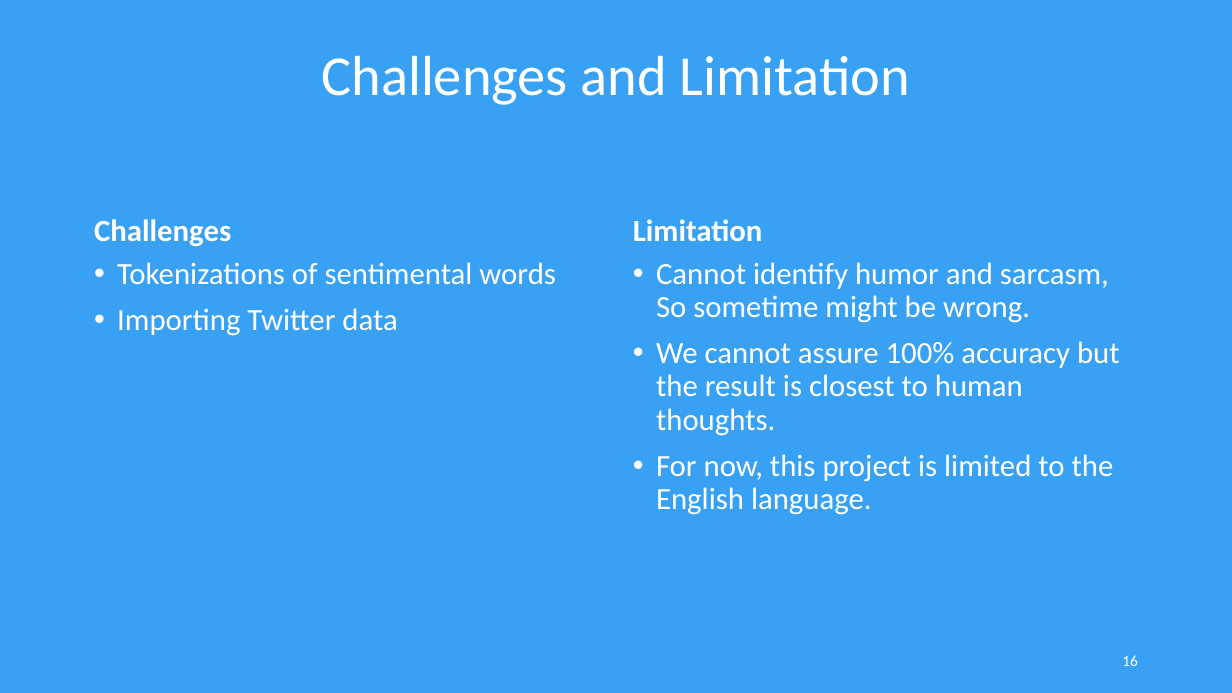
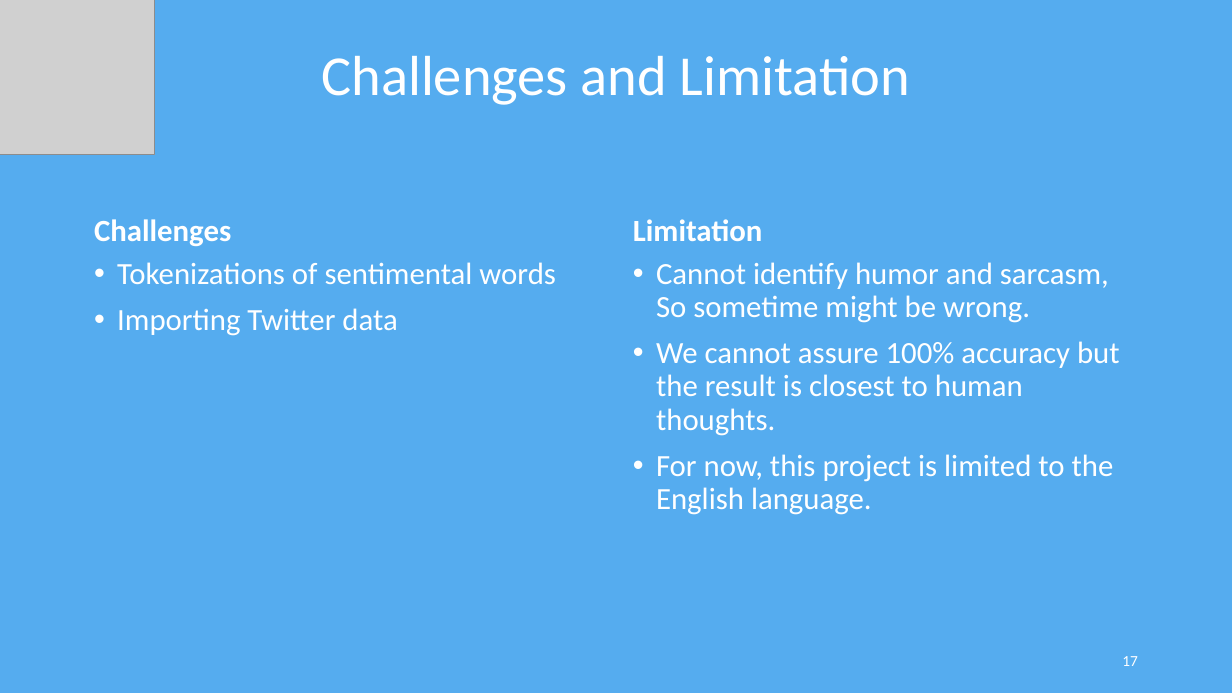
Before and after one commit to poshan0126/SentiMeter_Proposal_Documents, a slide deck: slide 17 of Project-Presentation.pptx (slide 16 before the commit). Drawn at 1232x693 pixels with LibreOffice and Linux fonts; fonts in the diff are those of the drawing; grey boxes stand for pictures. Boxes give left, top, right and bottom in pixels: in the first picture for what was removed or moved away, otherwise in the second. Text is boxed around its words. In the diff, an @@ line names an element or a change of style, - is before the commit and + after.

```diff
--- a/Project-Presentation.pptx
+++ b/Project-Presentation.pptx
@@ background #38A1F3 to #55ACEF @@
@@ picture added at <box>0,0,155,155</box> @@
@@ page number at <box>1122,656,1138,666</box>: text changed @@
-16
+17
```
Also in this commit, not shown: 15 other slides changed, 4 slides added, 2 slides removed, 2 other files.
